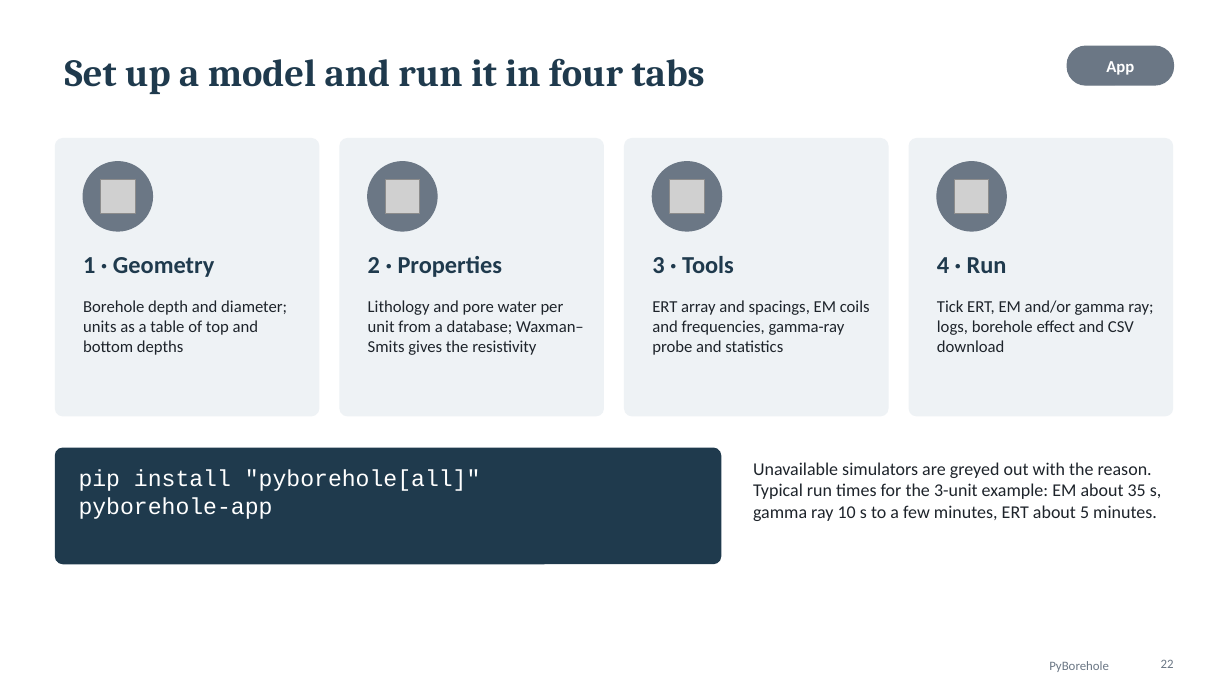
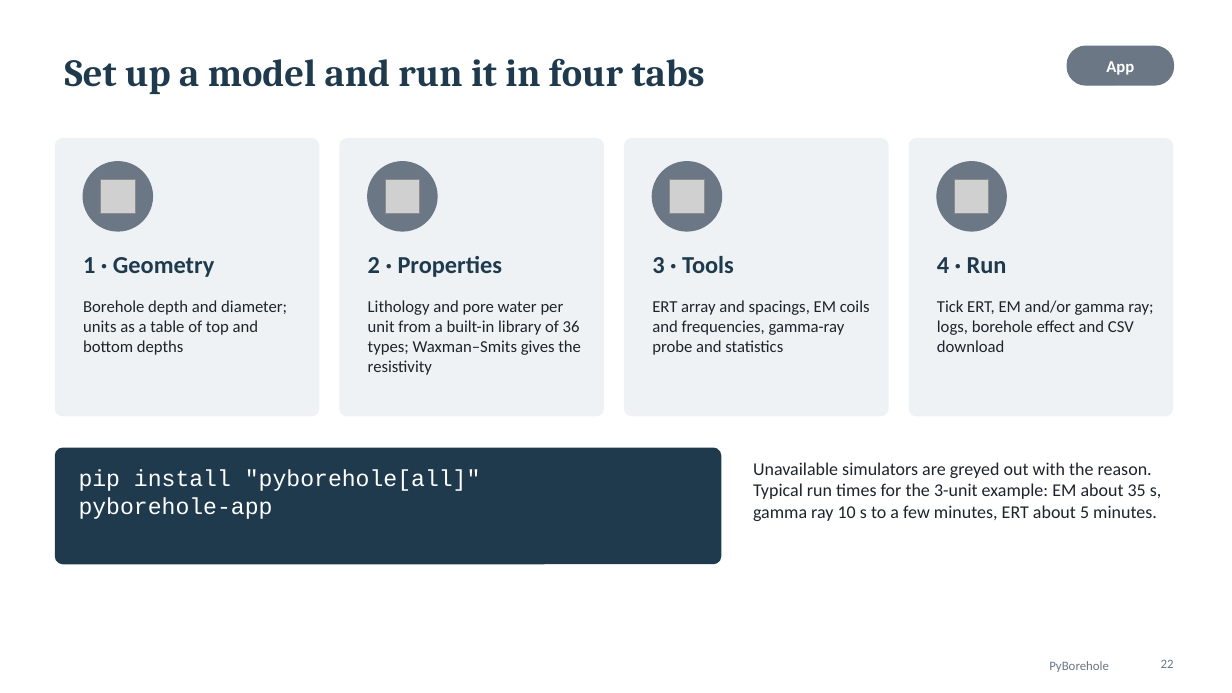
Before and after one commit to mariosgeo/PyBorehole, a slide deck: slide 22 of docs/PyBorehole_presentation.pptx. Drawn at 1232x693 pixels with LibreOffice and Linux fonts; fonts in the diff are those of the drawing; grey boxes stand for pictures; background and template pictures are left out. Boxes give left, top, right and bottom in pixels: in the first picture for what was removed or moved away, otherwise in the second. Text is boxed around its words. In the diff, an @@ line names an element or a change of style, - is before the commit and + after.

```diff
--- a/docs/PyBorehole_presentation.pptx
+++ b/docs/PyBorehole_presentation.pptx
@@ text at (368,300,581,375): text changed @@
-Lithology and pore water per unit from a database; Waxman–Smits gives the resistivity
+Lithology and pore water per unit from a built-in library of 36 types; Waxman–Smits gives the resistivity
```
Also in this commit, not shown: 1 other slide changed, 1 slide added, 8 other files.
